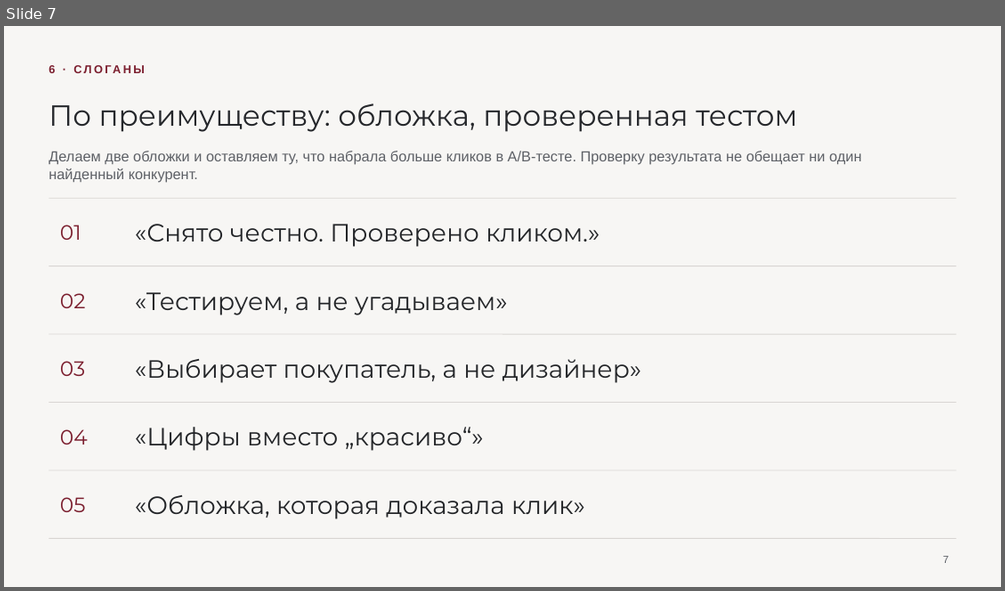
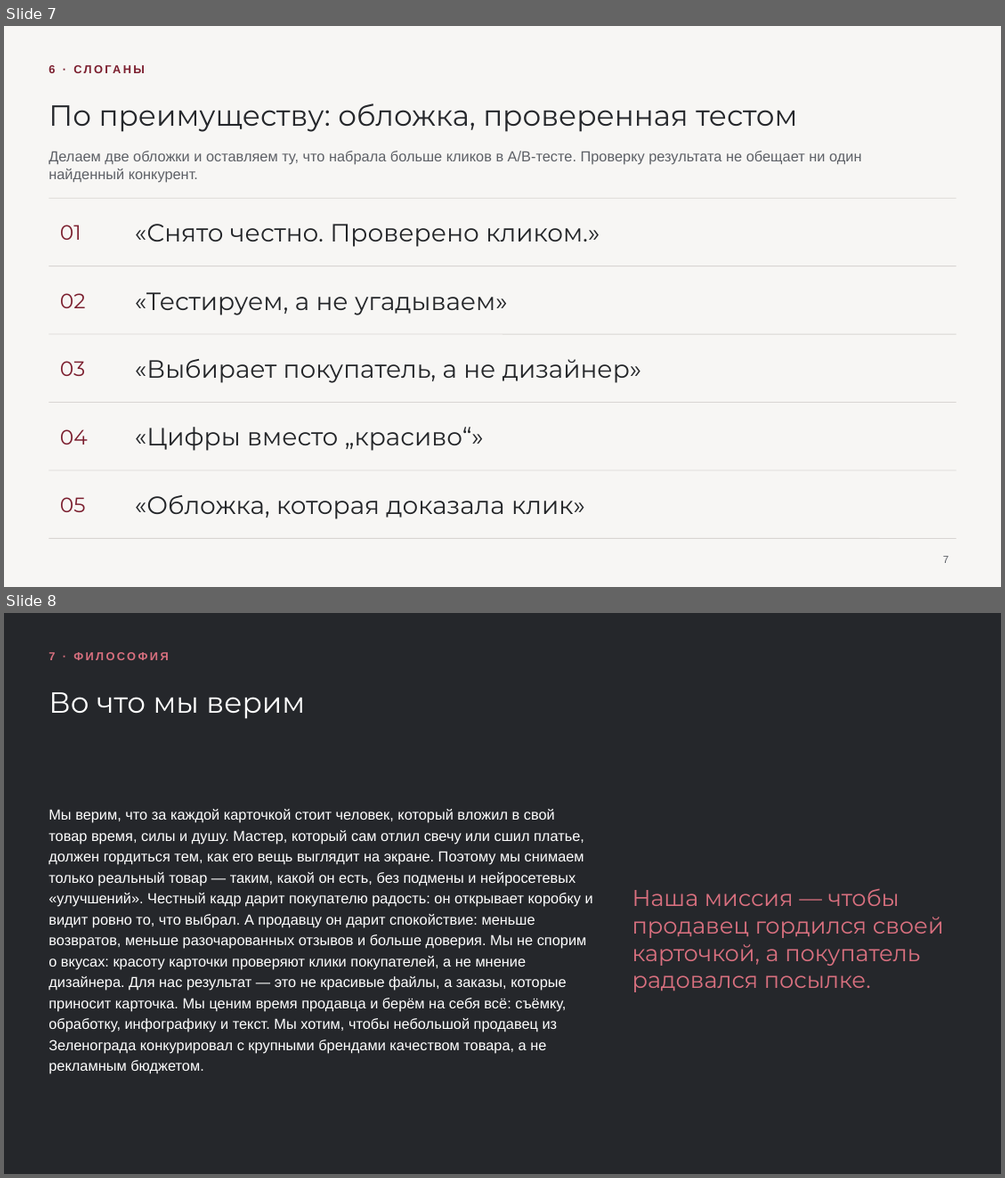
Before and after one commit to frnjuo/brand-photo-studio-, a slide deck: Презентация (редактируемая).pptx. Shown one above the other, each under a label of ours: slide 7 before the commit, slides 7 and 8 after it. The pictures are 1005x591 and 1005x1178 pixels, drawn with LibreOffice and Linux fonts; fonts in the diff are those of the drawing. Boxes give left, top, right and bottom in pixels: in the first picture for what was removed or moved away, otherwise in the second. Text is boxed around its words. In the diff, an @@ line names an element or a change of style, - is before the commit and + after.

```diff
--- a/Презентация (редактируемая).pptx
+++ b/Презентация (редактируемая).pptx
@@ slide 8 added at [4, 613, 1001, 1174], background #25272B @@
@@ text added at [48, 652, 168, 660], 11 pt, text #D9707F, bold @@
+7 · ФИЛОСОФИЯ
@@ text added at [48, 692, 305, 719], 28 pt, text #FFFFFF @@
+Во что мы верим
@@ text added at [48, 809, 593, 1074], 14 pt, text #FFFFFF @@
+Мы верим, что за каждой карточкой стоит человек, который вложил в свой товар время, силы и душу. Мастер, который сам отлил свечу или сшил платье, должен гордиться тем, как его вещь выглядит на экране. Поэтому мы снимаем только реальный товар — таким, какой он есть, без подмены и нейросетевых «улучшений». Честный кадр дарит покупателю радость: он открывает коробку и видит ровно то, что выбрал. А продавцу он дарит спокойствие: меньше возвратов, меньше разочарованных отзывов и больше доверия. Мы не спорим о вкусах: красоту карточки проверяют клики покупателей, а не мнение дизайнера. Для нас результат — это не красивые файлы, а заказы, которые приносит карточка. Мы ценим время продавца и берём на себя всё: съёмку, обработку, инфографику и текст. Мы хотим, чтобы небольшой продавец из Зеленограда конкурировал с крупными брендами качеством товара, а не рекламным бюджетом.
@@ text added at [632, 888, 944, 992], 22 pt, text #D9707F @@
+Наша миссия — чтобы продавец гордился своей карточкой, а покупатель радовался посылке.
```
Also in this commit, not shown: 1 slide removed, 3 other files.
